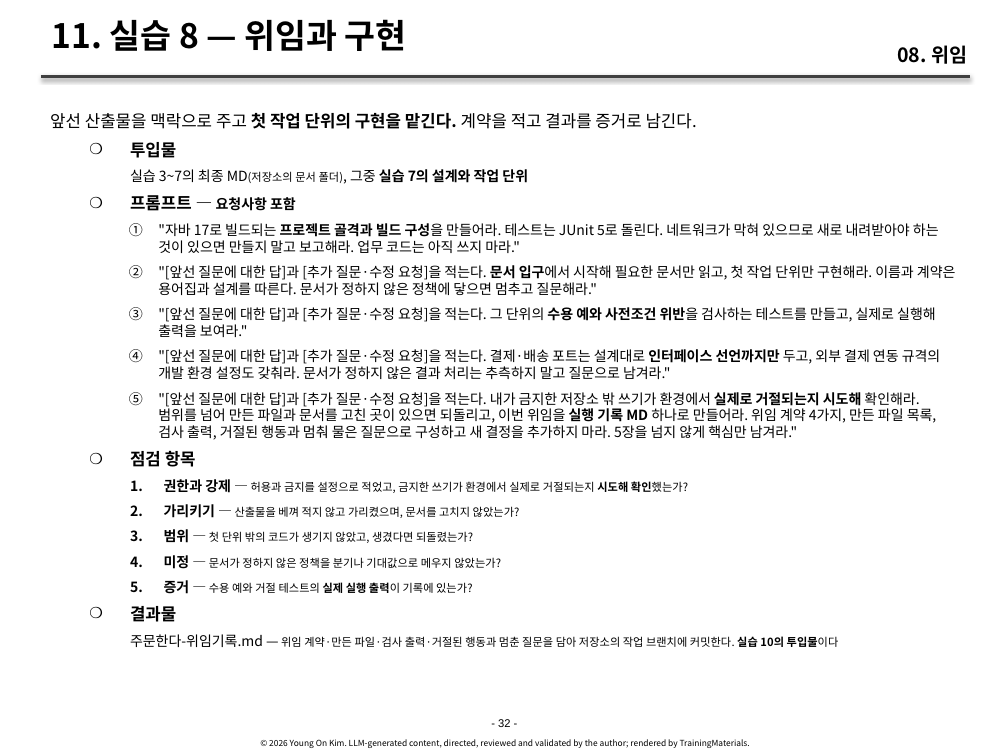
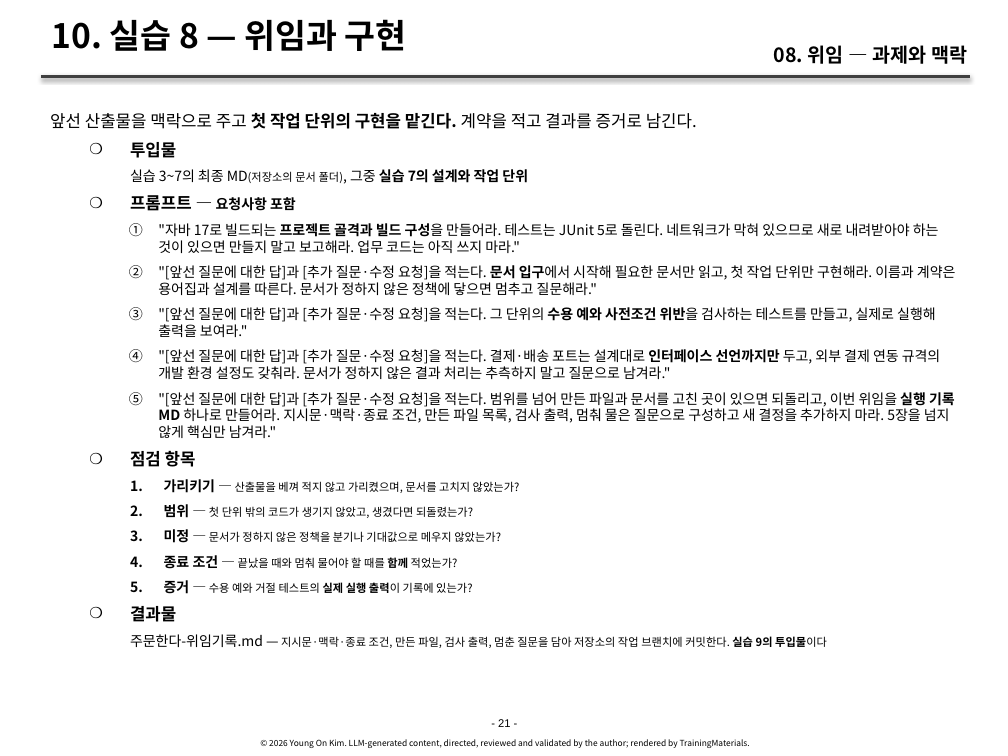
Before and after one commit to YoungSan77/TrainingMaterials, a slide deck: slide 21 of courses/ai-native/sessions/s08.pptx (slide 32 before the commit). Drawn at 1008x756 pixels with LibreOffice and Linux fonts; fonts in the diff are those of the drawing. Boxes give left, top, right and bottom in pixels: in the first picture for what was removed or moved away, otherwise in the second. Text is boxed around its words. In the diff, an @@ line names an element or a change of style, - is before the commit and + after.

```diff
--- a/courses/ai-native/sessions/s08.pptx
+++ b/courses/ai-native/sessions/s08.pptx
@@ title at [51,19,407,51]: text changed @@
-11. 실습 8 — 위임과 구현
+10. 실습 8 — 위임과 구현
@@ text at [774,45,967,64]: text changed @@
-08. 위임
+08. 위임 — 과제와 맥락
@@ text at [158,392,955,438]: text changed @@
-      5. "[앞선 질문에 대한 답]과 [추가 질문·수정 요청]을 적는다. 내가 금지한 저장소 밖 쓰기가 환경에서 실제로 거절되는지 시도해 확인해라. 범위를 넘어 만든 파일과 문서를 고친 곳이 있으면 되돌리고, 이번 위임을 실행 기록 MD 하나로 만들어라. 위임 계약 4가지, 만든 파일 목록, 검사 출력, 거절된 행동과 멈춰 물은 질문으로 구성하고 새 결정을 추가하지 마라. 5장을 넘지 않게 핵심만 남겨라."
+      5. "[앞선 질문에 대한 답]과 [추가 질문·수정 요청]을 적는다. 범위를 넘어 만든 파일과 문서를 고친 곳이 있으면 되돌리고, 이번 위임을 실행 기록 MD 하나로 만들어라. 지시문·맥락·종료 조건, 만든 파일 목록, 검사 출력, 멈춰 물은 질문으로 구성하고 새 결정을 추가하지 마라. 5장을 넘지 않게 핵심만 남겨라."
@@ text at [164,479,688,493]: paragraph removed @@
-      1. 권한과 강제 — 허용과 금지를 설정으로 적었고, 금지한 쓰기가 환경에서 실제로 거절되는지 시도해 확인했는가?
@@ text at [164,555,458,570]: paragraph added @@
+      4. 종료 조건 — 끝났을 때와 멈춰 물어야 할 때를 함께 적었는가?
@@ text at [130,634,827,648]: text changed @@
-      주문한다-위임기록.md — 위임 계약·만든 파일·검사 출력·거절된 행동과 멈춘 질문을 담아 저장소의 작업 브랜치에 커밋한다. 실습 10의 투입물이다
+      주문한다-위임기록.md — 지시문·맥락·종료 조건, 만든 파일, 검사 출력, 멈춘 질문을 담아 저장소의 작업 브랜치에 커밋한다. 실습 9의 투입물이다
@@ text at [498,719,510,727]: text changed @@
-- 32 -
+- 21 -
```
Also in this commit, not shown: 22 other slides changed, 1 slide added, 12 slides removed, 21 other files.
